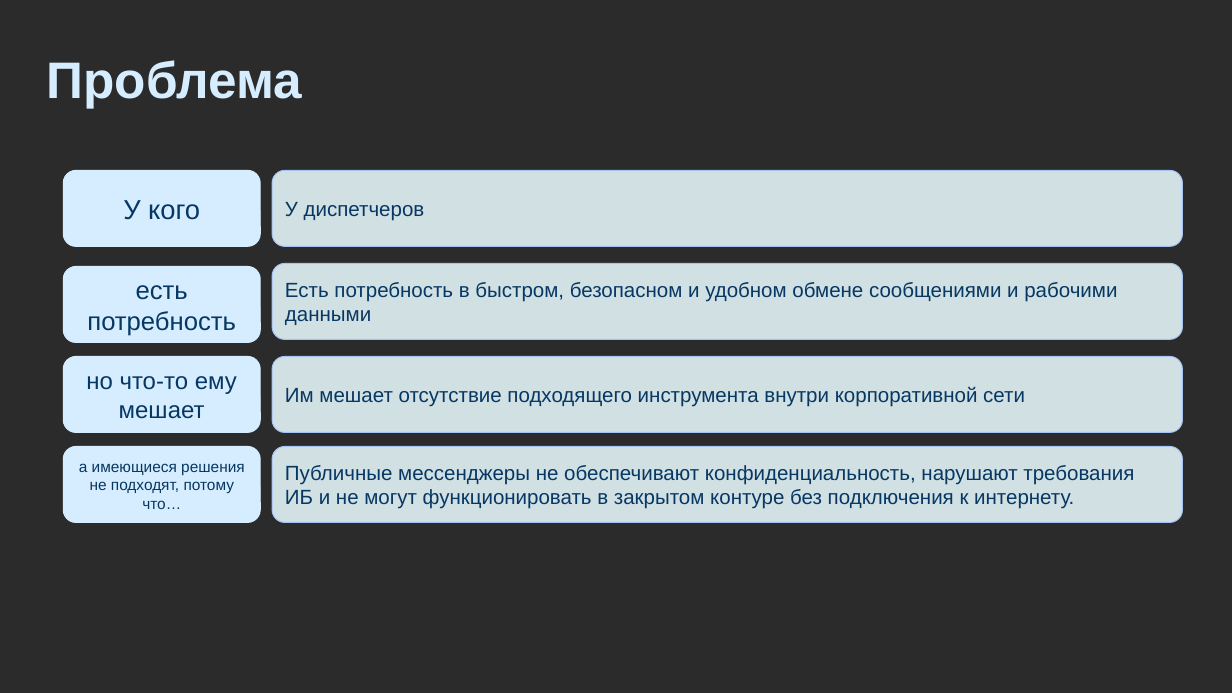
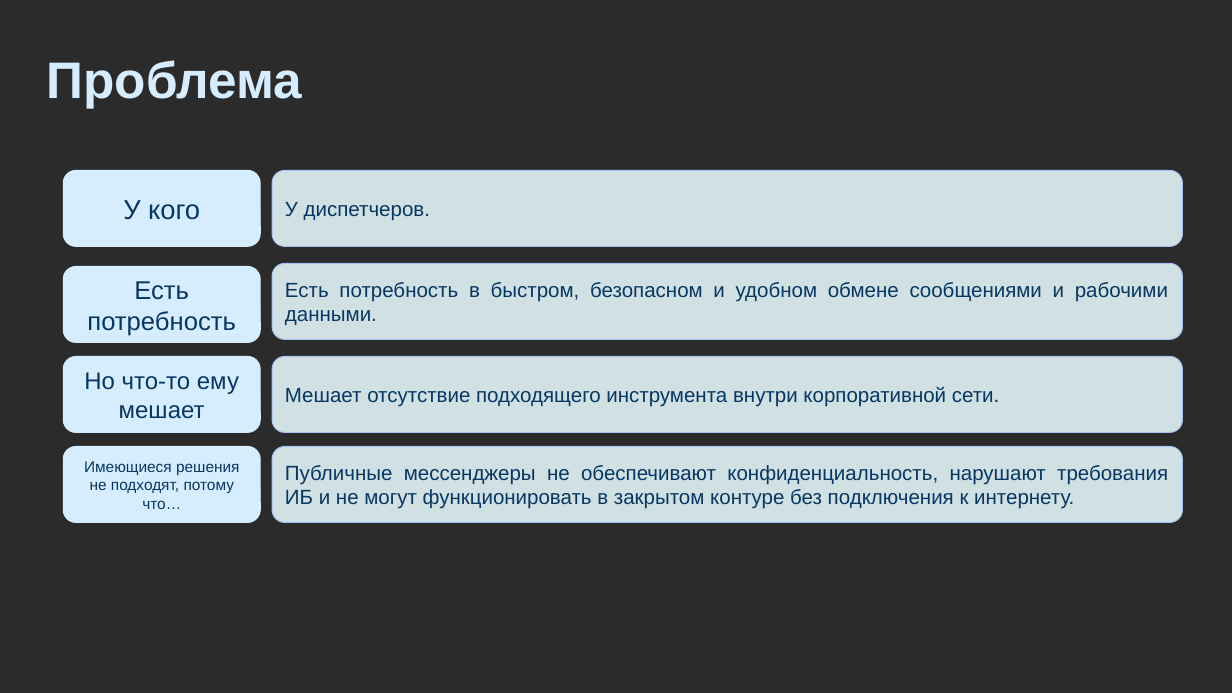
Before and after one commit to finaslo/Cypher-Comm, a slide deck: slide 5 of Презентация_Шифр-Связь.pptx. Drawn at 1232x693 pixels with LibreOffice and Linux fonts; fonts in the diff are those of the drawing; background and template pictures are left out; a plain dark background stands for a picture behind light text. Boxes give left, top, right and bottom in pixels: in the first picture for what was removed or moved away, otherwise in the second. Text is boxed around its words. In the diff, an @@ line names an element or a change of style, - is before the commit and + after.

```diff
--- a/Презентация_Шифр-Связь.pptx
+++ b/Презентация_Шифр-Связь.pptx
@@ text in rounded rectangle at [285, 202, 430, 221]: text changed @@
-У диспетчеров
+У диспетчеров.
@@ text in rounded rectangle at [87, 281, 236, 336]: text changed @@
-есть потребность
+Есть потребность
@@ text in rounded rectangle at [285, 282, 1168, 325]: text changed @@
-Есть потребность в быстром, безопасном и удобном обмене сообщениями и рабочими данными
+Есть потребность в быстром, безопасном и удобном обмене сообщениями и рабочими данными.
@@ text in rounded rectangle at [84, 372, 239, 419]: text changed @@
-но что-то ему мешает
+Но что-то ему мешает
@@ text in rounded rectangle at [285, 386, 1000, 407]: text changed @@
-Им мешает отсутствие подходящего инструмента внутри корпоративной сети
+Мешает отсутствие подходящего инструмента внутри корпоративной сети.
@@ rounded rectangle "Публичные мессенджеры не обеспечивают конфиденциальность, ..." at [272, 446, 1183, 522]: alignment left to justified @@
@@ text in rounded rectangle at [84, 461, 240, 509]: text changed @@
-а имеющиеся решения не подходят, потому что…
+Имеющиеся решения не подходят, потому что…
```
Also in this commit, not shown: 7 other slides changed.
